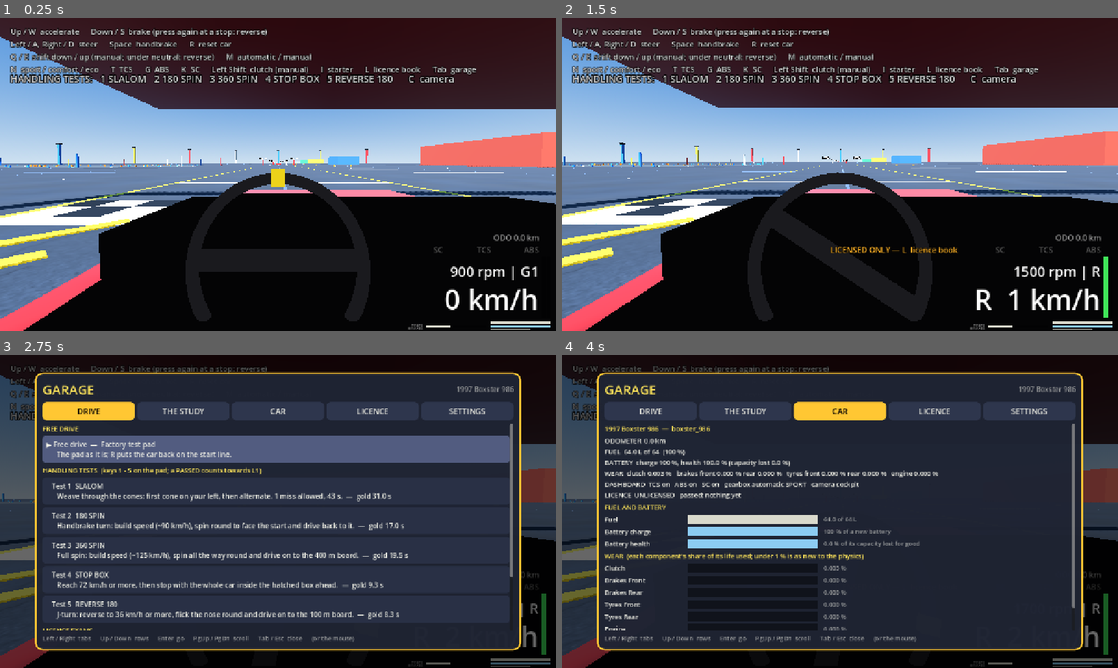
Above: before the commit, frames 1-4 (two rows, left to right).
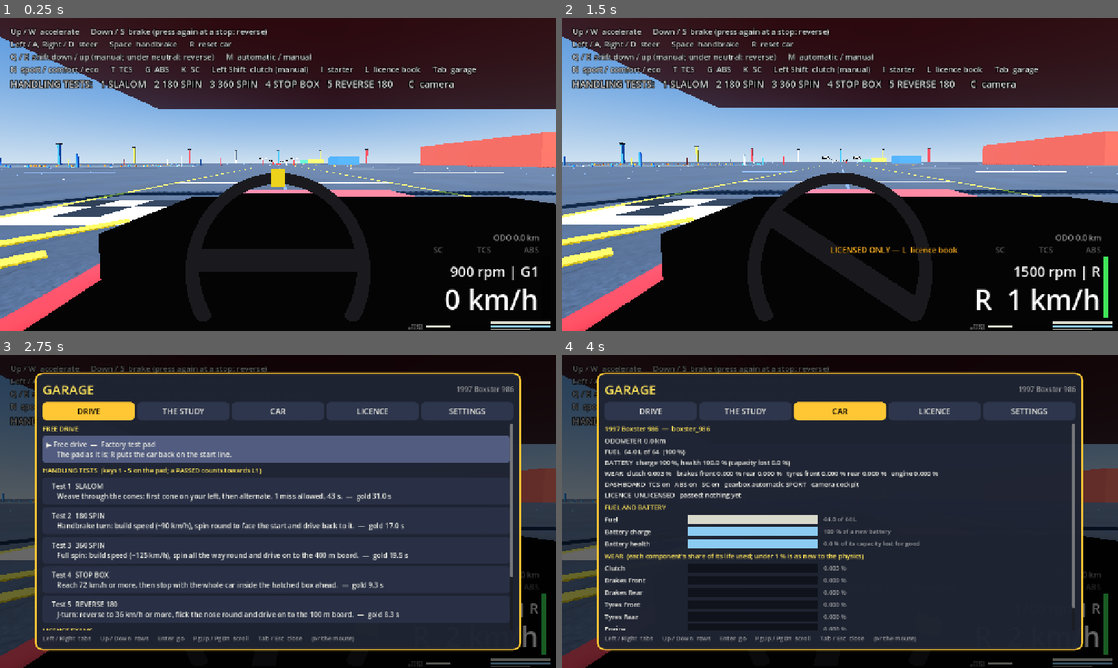
Above: after the commit, the same moments.

Repository: kokosro/factory-driver
Game: Godot game, scene res://scenes/main.tscn
The game is run twice, just before and just after one commit, with the same random seed, the same clock (stepped at 60 frames per second) and the same inputs.
Inputs:
- Up to frame 1 (0.25 s): no input
- Up to frame 2 (1.5 s): tap Enter (ui_accept) at 0.5, 0.77 s; hold Right (steer_right) 0.53-1.28 s; tap Tab (garage) at 0.6 s; hold Down (brake) from 1.28 s (still down); tap G (abs_toggle) at 1.35 s
- Up to frame 3 (2.75 s): tap Enter (ui_accept) at 1.52 s; tap Tab (garage) at 1.55 s; release Down (brake) at 2 s; click "DRIVE" at 2 s
- Up to frame 4 (4 s): click "THE STUDY" at 2.75 s; click "CAR" at 3.5 s

The runs differ from the first frame. In frame 1, 2.2% of the frame differs, in the area x 1-82%, y 18-23%; in frame 2, 2.2%; in frame 3, 0.2%; in frame 4, 0.2%.

Commit message:
HUD: the mission line wraps to the screen's width and sits clear of the controls text (was 17 px off the right edge; the user's report, 16:15)

Diff:
--- a/scenes/hud.tscn
+++ b/scenes/hud.tscn
@@ -434,13 +434,14 @@
 
 [node name="MissionLabel" type="Label" parent="."]
 offset_left = 24.0
-offset_top = 124.0
-offset_right = 1004.0
-offset_bottom = 192.0
+offset_top = 136.0
+offset_right = 1256.0
+offset_bottom = 204.0
 theme_override_colors/font_color = Color(1, 0.9, 0.35, 1)
 theme_override_colors/font_outline_color = Color(0, 0, 0, 1)
 theme_override_constants/outline_size = 8
 theme_override_font_sizes/font_size = 22
+autowrap_mode = 3
 
 [node name="MissionBanner" type="Label" parent="."]
 visible = false
--- a/scripts/hud.gd
+++ b/scripts/hud.gd
@@ -380,7 +380,11 @@
 	return _licence_card.visible
 
 
-## The mission line under the controls text.
+## The mission line under the controls text. In hud.tscn it spans the
+## screen's width and wraps: was one line as wide as its text, 1273 px
+## from x = 24 on a 1280 px screen, its start 7 px under the controls
+## text's last line -> wrapped inside the screen, 12 px lower, clear of the
+## controls (the user's report, 2026-09-22 16:15).
 func set_mission_line(text: String, color: Color) -> void:
 	_mission_label.text = text
 	_mission_label.add_theme_color_override("font_color", color)
